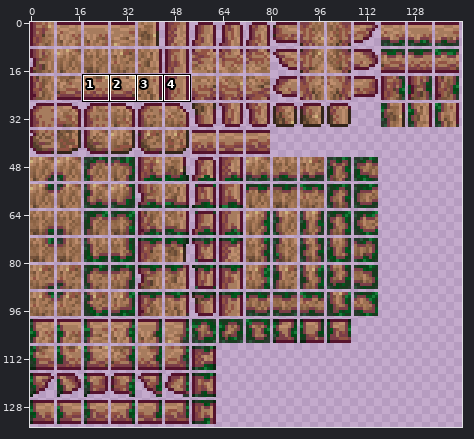
File history of a sprite sheet, Tiles/TFWood.png. The picture above shows the old version from afar; the outline marks the close-up.
Close-up. As it was:
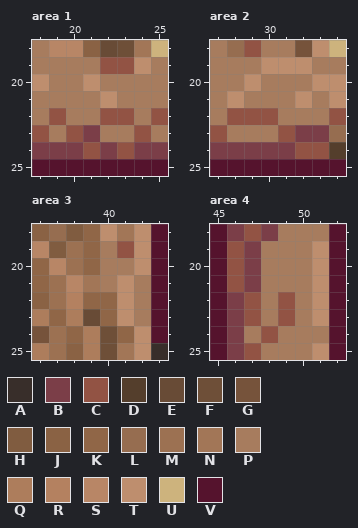
The file is 288x270 pixels, drawn in blocks of 2x2; one block is one cell here. Colours within 5 levels of each other are drawn and written as one. Shown: area 1: x 18..25, y 18..25; area 2: x 27..34, y 18..25; area 3: x 36..43, y 18..25; area 4: x 45..52, y 18..25. The commit also changed other parts of the picture, which this record leaves out.
Palette (. is transparent): A #382e2a  B #7b3e48  C #925344  D #543e2c  E #684b36  F #6e4f38  G #76533b  H #805c40  J #8a6244  K #906647  L #966d50  M #9c7152  N #a27657  P #a77c5e  Q #ad7d5c  R #b48160  S #b88666  T #be8e6e  U #cdb37d  V #55132d
Pixels before, area 1, first column x 18:
18 PSSJEFNU
19 PPPPCCTP
20 TPPTPPPP
21 PPPPTPPP
22 PCPPCCPC
23 CPCBPPCP
24 BBBCBCBB
25 VVVVVVVV
Pixels before, area 2, first column x 27:
18 PLCPPGTU
19 PPPTTTPP
20 PPTPPPTT
21 PTPPPTPT
22 PCCCPPPC
23 CPPPCBBL
24 BBBBBCCD
25 VVVVVVVV
Pixels before, area 3, first column x 36:
18 JLHKTNTV
19 SHMKPCTV
20 KSMKPPTV
21 KMSNPTPV
22 JMRKKTPV
23 QKQEKTPV
24 GMKQFKTV
25 QMJQFNTA
Pixels before, area 4, first column x 45:
18 VBCBPPPV
19 VCBPPPTV
20 VCBPPPTV
21 VCBPPPTV
22 VBCPCPTV
23 VBCPCPTV
24 VBPCPPPV
25 VBCPPPTV
New version:
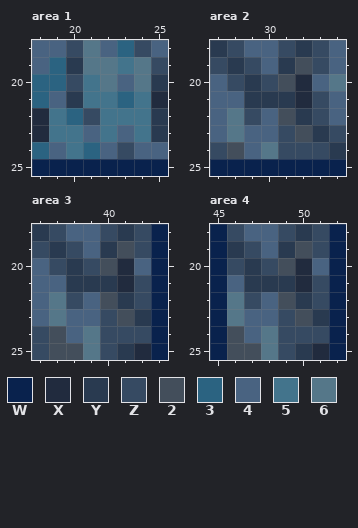
Colours new in this view: W #09224d  X #212b3e  Y #293a50  Z #364a62  2 #434e5b  3 #2b6381  4 #496381  5 #43748c  6 #557789
Changes in this commit:
Changed rows in their new state; - is an unchanged pixel.
Area 1:
first column x 18:
18 44Z643Z4
19 43Y6656Z
20 33Z5646Y
21 34Y5535X
22 X53Z555Y
23 X554545Y
24 34534Z44
25 WWWWWWWW
Area 2:
first column x 27:
18 YZ44ZYZ4
19 ZYZ4Y2Z4
20 4ZYZ2X46
21 44YYYXZ4
22 46Z42YZ4
23 4644Z2YZ
24 Z246ZZZY
25 WWWWWWWW
Area 3:
first column x 36:
18 YZ44ZYZW
19 ZYZ4Y2ZW
20 4ZYZ2X4W
21 44YYYXZW
22 46Z42YZW
23 4644Z2YW
24 Z246ZZZW
25 Z226ZYXW
Area 4:
first column x 45:
18 WZ44ZYZW
19 WYZ4Y2ZW
20 WZYZ2X4W
21 W4YYYXZW
22 W6Z42YZW
23 W644Z2YW
24 W246ZZZW
25 W226ZYXW
